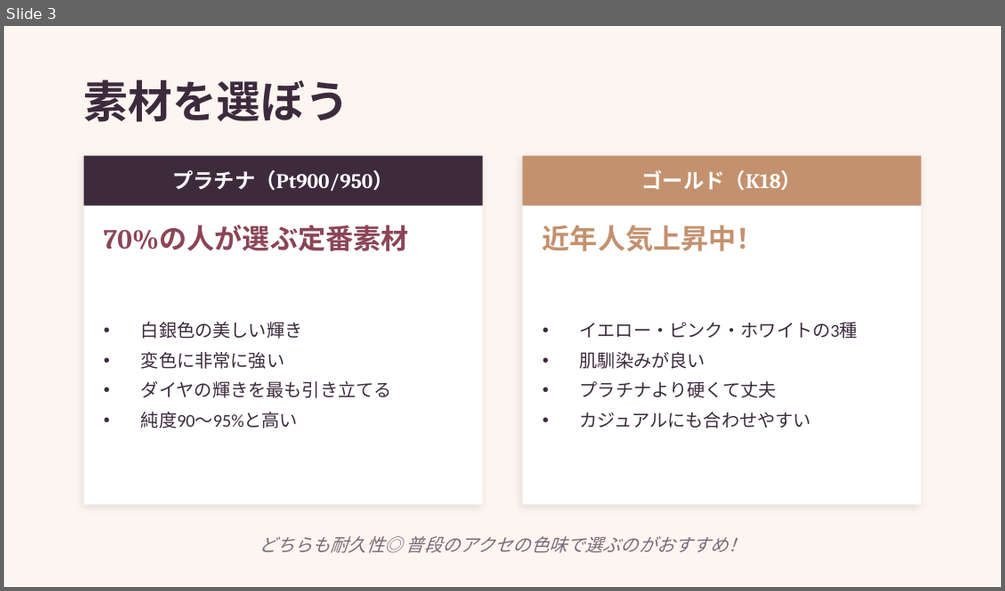
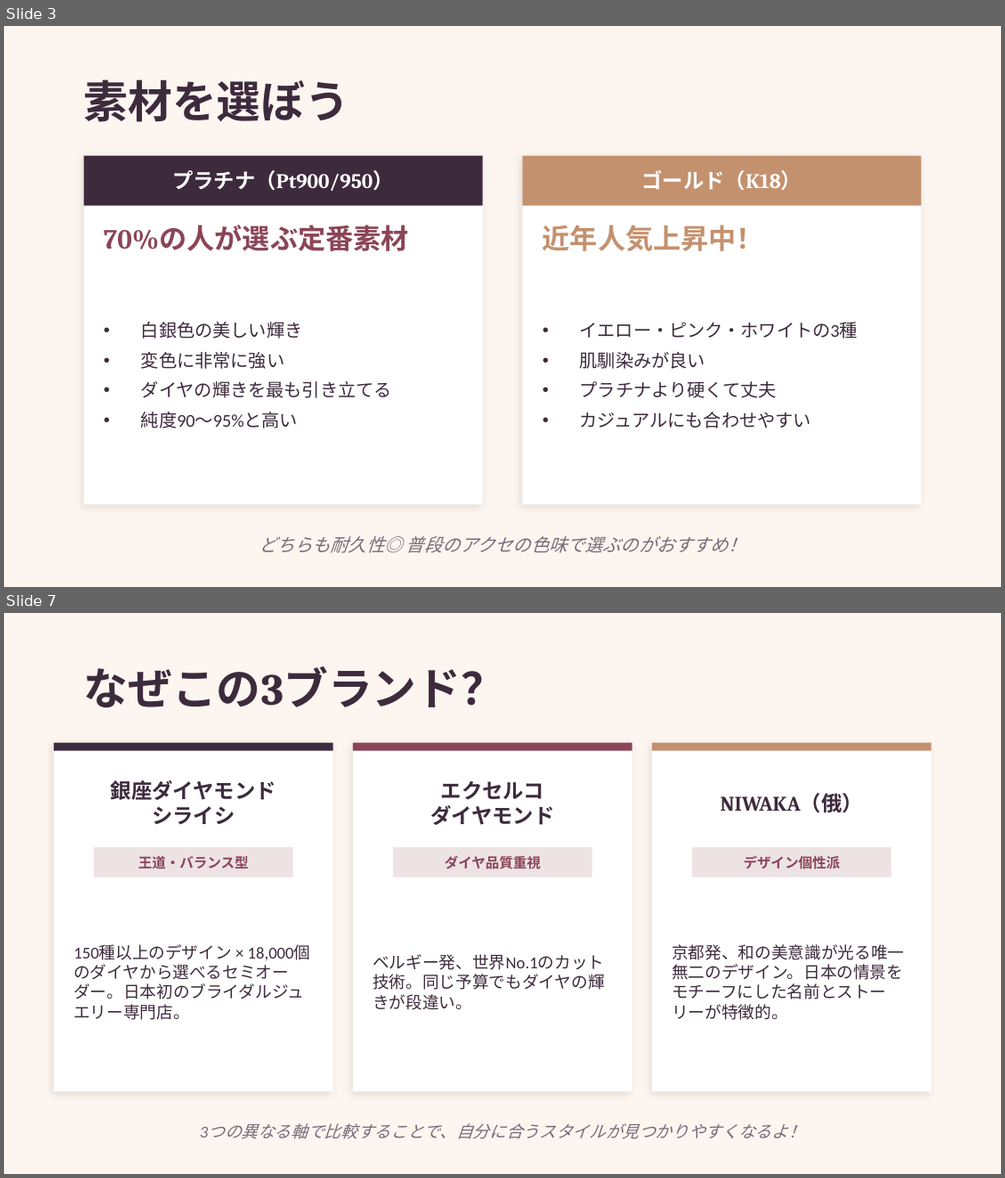
Before and after one commit to yamaguchi-milkcocholate/engagement-ring, a slide deck: docs/婚約指輪ガイド.pptx. Shown one above the other, each under a label of ours: slide 3 before the commit, slides 3 and 7 after it; the slides between them are not shown. The pictures are 1005x591 and 1005x1178 pixels, drawn with LibreOffice and Linux fonts; fonts in the diff are those of the drawing. Boxes give left, top, right and bottom in pixels: in the first picture for what was removed or moved away, otherwise in the second. Text is boxed around its words. In the diff, an @@ line names an element or a change of style, - is before the commit and + after.

```diff
--- a/docs/婚約指輪ガイド.pptx
+++ b/docs/婚約指輪ガイド.pptx
@@ slide 7 added at box(4, 613, 1001, 1174), background #FDF6F0 @@
@@ text added at box(84, 666, 506, 707), 32 pt, text #3D2B3D, bold @@
+なぜこの3ブランド？
@@ rectangle added at box(54, 743, 333, 1092), fill #FFFFFF @@
@@ rectangle added at box(54, 743, 333, 751), fill #3D2B3D @@
@@ rectangle added at box(353, 743, 632, 1092), fill #FFFFFF @@
@@ rectangle added at box(353, 743, 632, 751), fill #8B4557 @@
@@ rectangle added at box(652, 743, 931, 1092), fill #FFFFFF @@
@@ rectangle added at box(652, 743, 931, 751), fill #C4916E @@
@@ text added at box(111, 780, 276, 824), 15 pt, text #3D2B3D, bold @@
+銀座ダイヤモンド
+シライシ
@@ text added at box(430, 781, 554, 825), 15 pt, text #3D2B3D, bold @@
+エクセルコ
+ダイヤモンド
@@ text added at box(720, 793, 863, 812), 15 pt, text #3D2B3D, bold @@
+NIWAKA（俄）
@@ rectangle added at box(94, 847, 293, 877), fill #8B4557 at 15% opacity @@
@@ rectangle added at box(393, 847, 592, 877), fill #8B4557 at 15% opacity @@
@@ rectangle added at box(692, 847, 891, 877), fill #8B4557 at 15% opacity @@
@@ text added at box(138, 856, 249, 868), 10 pt, text #8B4557, bold @@
+王道・バランス型
@@ text added at box(445, 855, 541, 869), 10 pt, text #8B4557, bold @@
+ダイヤ品質重視
@@ text added at box(744, 855, 841, 869), 10 pt, text #8B4557, bold @@
+デザイン個性派
@@ text added at box(73, 944, 311, 1020), 12 pt, text #3D2B3D @@
+150種以上のデザイン × 18,000個のダイヤから選べるセミオーダー。日本初のブライダルジュエリー専門店。
@@ text added at box(372, 954, 604, 1010), 12 pt, text #3D2B3D @@
+ベルギー発、世界No.1のカット技術。同じ予算でもダイヤの輝きが段違い。
@@ text added at box(672, 944, 904, 1020), 12 pt, text #3D2B3D @@
+京都発、和の美意識が光る唯一無二のデザイン。日本の情景をモチーフにした名前とストーリーが特徴的。
@@ text added at box(208, 1123, 804, 1139), 12 pt, text #7A6A7A, italic @@
+3つの異なる軸で比較することで、自分に合うスタイルが見つかりやすくなるよ！
```
Also in this commit, not shown: 4 slides changed, 5 other slides added, 22 other files.
